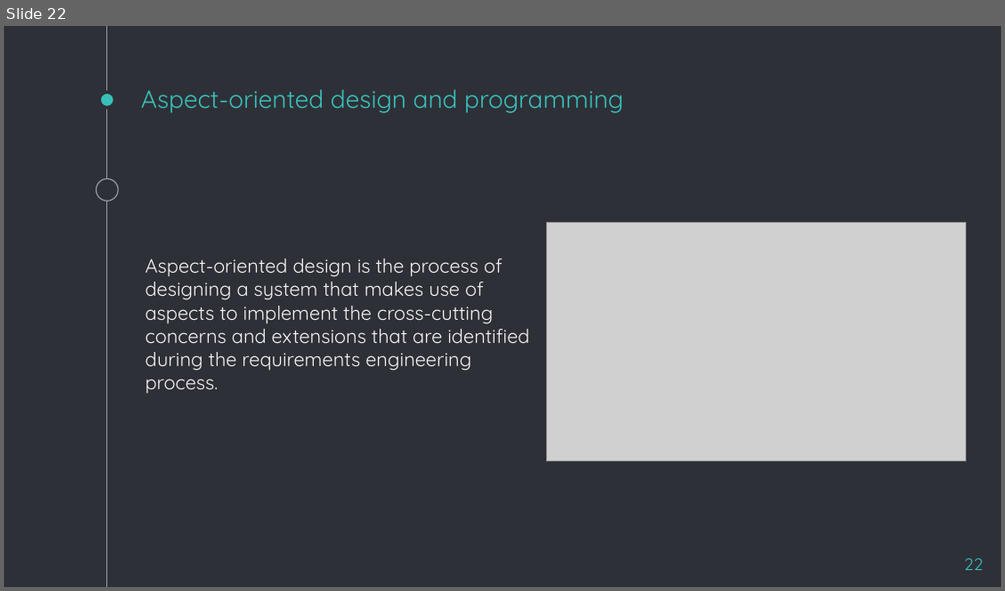
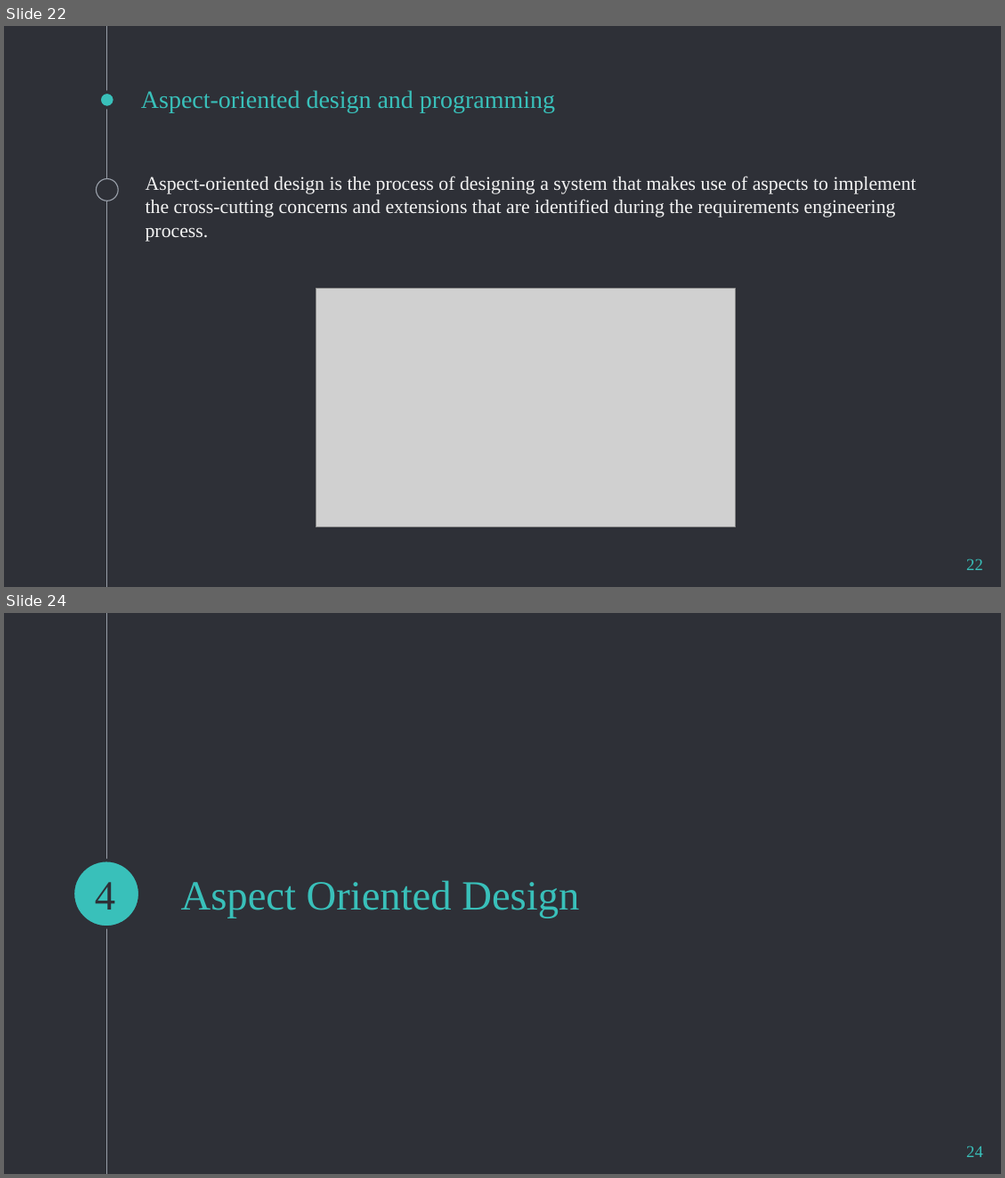
Before and after one commit to amirjani/methodology-confress, a slide deck: Aspect-Oriented-Software-Development.pptx. Shown one above the other, each under a label of ours: slide 22 before the commit, slides 22 and 24 after it; the slides between them are not shown. The pictures are 1005x591 and 1005x1178 pixels, drawn with LibreOffice and Linux fonts; fonts in the diff are those of the drawing; grey boxes stand for pictures. Boxes give left, top, right and bottom in pixels: in the first picture for what was removed or moved away, otherwise in the second. Text is boxed around its words. In the diff, an @@ line names an element or a change of style, - is before the commit and + after.

```diff
--- a/Aspect-Oriented-Software-Development.pptx
+++ b/Aspect-Oriented-Software-Development.pptx
@@ slide 24 added at (x1=4, y1=613, x2=1001, y2=1174), background #2E3037; not listed: 1 template element that a slide beside it also shows @@
@@ ellipse added at (x1=73, y1=860, x2=139, y2=927), fill #39C0BA, outline #2E3037 2.25 pt @@
@@ text added at (x1=95, y1=882, x2=115, y2=909), 30 pt, text #2E3037 @@
+4
@@ title added at (x1=181, y1=880, x2=579, y2=918), 30 pt, text #39C0BA @@
+Aspect Oriented Design
@@ page number added at (x1=966, y1=1145, x2=983, y2=1157), 12 pt, text #39C0BA @@
+24
@@ slide 22 changed as well @@
@@ font Quicksand to Times New Roman in 3 elements at (x1=141, y1=90, x2=555, y2=113), (x1=966, y1=558, x2=983, y2=570), (x1=146, y1=176, x2=916, y2=241) @@
@@ text "Aspect-oriented design is the process ..." moved from (x1=146, y1=258, x2=529, y2=393) to (x1=146, y1=176, x2=916, y2=241) @@
@@ picture moved from (x1=546, y1=223, x2=966, y2=460) to (x1=316, y1=289, x2=736, y2=526) @@
```
Also in this commit, not shown: 19 other slides changed, 5 other slides added, 1 slide removed, 7 other files.
